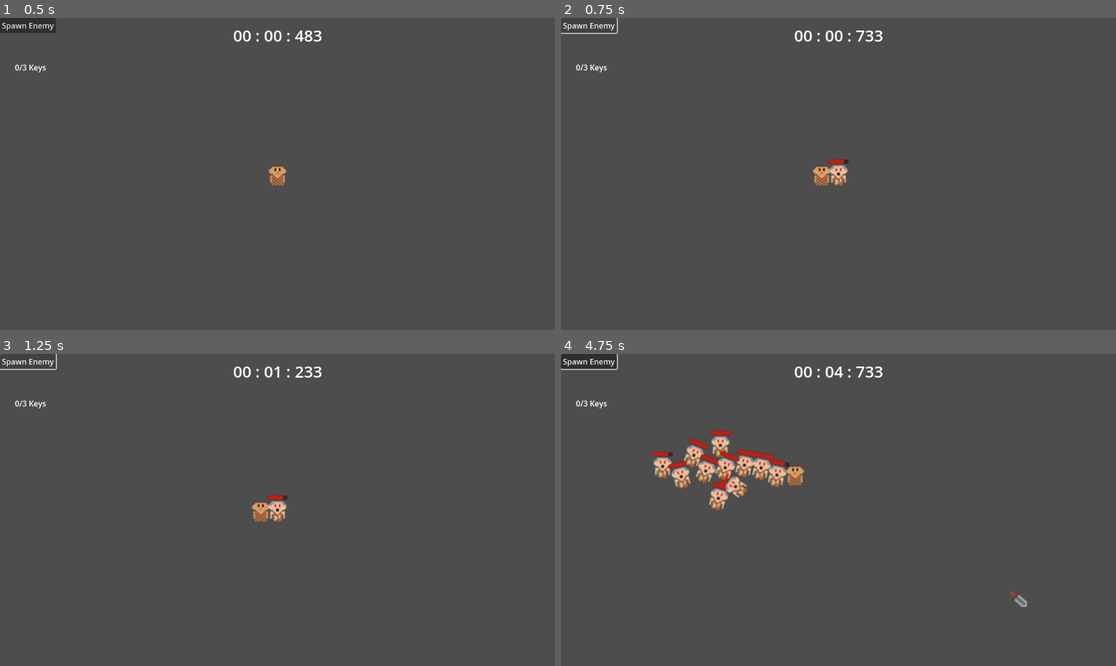
Above: before the commit, frames 1-4 (two rows, left to right).
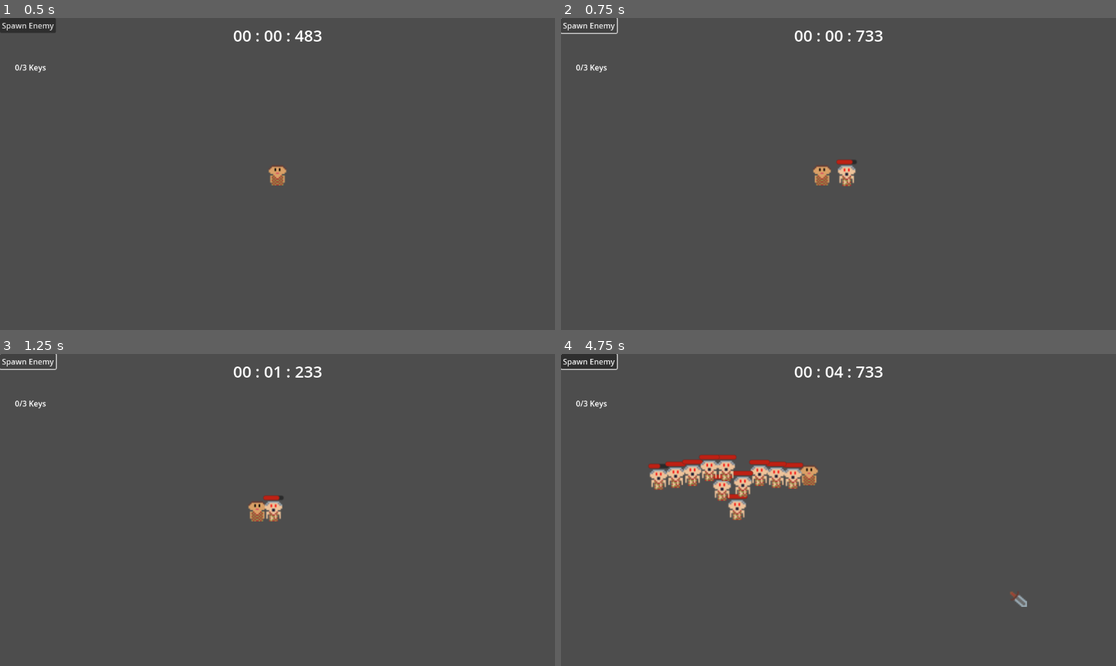
Above: after the commit, the same moments.

Repository: justaplummer/Jame-Gam
Game: Godot game, scene res://Scenes/game_controller.tscn
Two runs of this game, one before a commit and one after it. Both use one fixed random seed, a clock stepped at 60 frames per second and the inputs below.
Inputs (mouse positions are in pixels of both pictures, inside the frame that each line leads up to):
- Up to frame 1 (0.5 s): no input
- Up to frame 2 (0.75 s): click "Spawn Enemy" at 0.5 s
- Up to frame 3 (1.25 s): no input
- Up to frame 4 (4.75 s): tap Enter (ui_accept) at 1.25, 1.52, 2.27, 3.77, 4.52 s; move the mouse to (960, 494) at 1.27 s; hold Right (ui_right) 1.28-2.03 s; tap Space (attack) every 0.75 s from 1.35 to 4.35 s; move the mouse to (727, 525) at 2.02 s; hold Down (ui_down) 2.03-2.78 s; move the mouse to (894, 441) at 2.77 s; hold Right (ui_right) 2.78-3.53 s; move the mouse to (810, 572) at 3.52 s; hold Up (ui_up) 3.53-4.28 s; move the mouse to (1005, 556) at 4.27 s; hold Left (ui_left) from 4.28 s (still down)

Frame 1 is identical in both runs. In frame 2, 0.3% of the frame differs, in the area x 45-54%, y 45-54%; in frame 3, 0.3%; in frame 4, 3.3%, in the area x 15-47%, y 24-54%.
Error in both runs: Invalid access to property or key 'player_identifier' on a base object of type 'Nil'. (res://Scripts/LootLocker.gd:72)

Commit message:
Enemy Movement
Add simple enemy movement. If they are nearish to the player they chase them else they just move to the origin

Diff:
--- a/Scenes/enemy.tscn
+++ b/Scenes/enemy.tscn
@@ -7,6 +7,9 @@
 
 [sub_resource type="RectangleShape2D" id="RectangleShape2D_kqtoj"]
 size = Vector2(12, 14)
+
+[sub_resource type="CircleShape2D" id="CircleShape2D_bs3pn"]
+radius = 91.0
 
 [node name="Enemy" type="RigidBody2D" groups=["enemy"]]
 gravity_scale = 0.0
@@ -28,3 +31,12 @@
 theme_override_styles/fill = ExtResource("3_iheq1")
 step = 1.0
 show_percentage = false
+
+[node name="Player_Detection_Area" type="Area2D" parent="."]
+collision_layer = 2
+
+[node name="CollisionShape2D" type="CollisionShape2D" parent="Player_Detection_Area"]
+shape = SubResource("CircleShape2D_bs3pn")
+
+[connection signal="body_entered" from="Player_Detection_Area" to="." method="_on_player_detection_area_body_entered"]
+[connection signal="body_exited" from="Player_Detection_Area" to="." method="_on_player_detection_area_body_exited"]
--- a/Scenes/player.tscn
+++ b/Scenes/player.tscn
@@ -8,7 +8,7 @@
 size = Vector2(11, 14)
 
 [node name="Player" type="CharacterBody2D" groups=["player"]]
-collision_layer = 2
+collision_layer = 3
 motion_mode = 1
 script = ExtResource("1_f4gk5")
 dagger_scene = ExtResource("2_31c8k")
--- a/Scripts/enemy.gd
+++ b/Scripts/enemy.gd
@@ -4,11 +4,22 @@
 
 var curHealth = 0
 var maxHealth = 5
+var speed = 20
+var direction = Vector2(100,100)
+var player
+var chase_player = false
 
 func _ready() -> void:
 	curHealth = maxHealth
 	progress_bar.max_value = maxHealth
 	update_progress_bar()
+	lock_rotation = true
+
+func _physics_process(delta: float) -> void:
+	if chase_player and player:
+		position = position.move_toward(player.position,speed * delta)
+	else:
+		position = position.move_toward(direction,speed * delta)
 
 func on_hit():
 	curHealth -= 1
@@ -22,3 +33,17 @@
 
 func update_progress_bar():
 	progress_bar.set_value_no_signal(curHealth)
+
+#currently these are also detecting other zombies but whatever
+func _on_player_detection_area_body_entered(body: Node2D) -> void:
+	if body.is_in_group("player"):
+		player = body
+		direction = body.position
+		chase_player = true
+		#with my position and the player position I should be able to create a normalized vector in the right direction
+
+func _on_player_detection_area_body_exited(body: Node2D) -> void:
+	if body.is_in_group("player"):
+		direction = Vector2.ZERO#need to replace this with some kind of meandering but that's fine
+		player = null#could not set this to null so that they will chase you endlessly lol
+		chase_player = false
Not shown: 1 places in Scenes/enemy.tscn that only renumber resources
